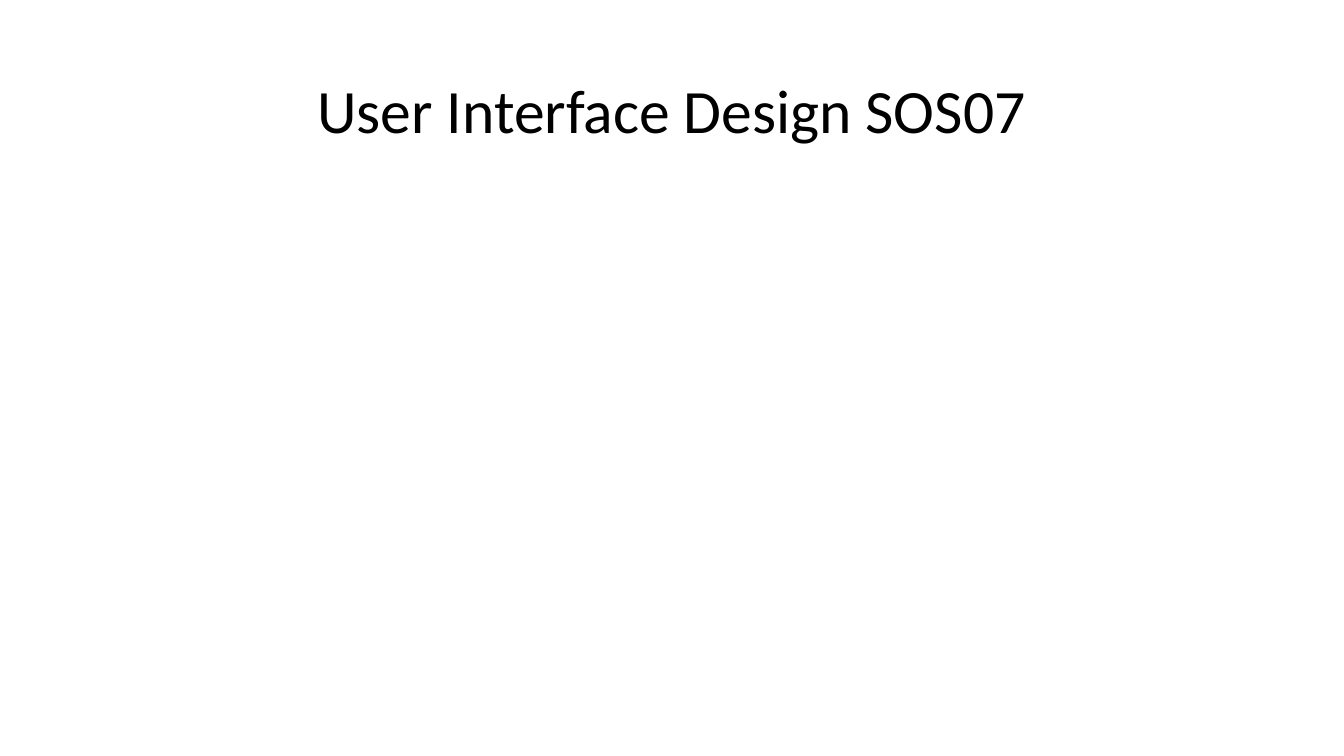
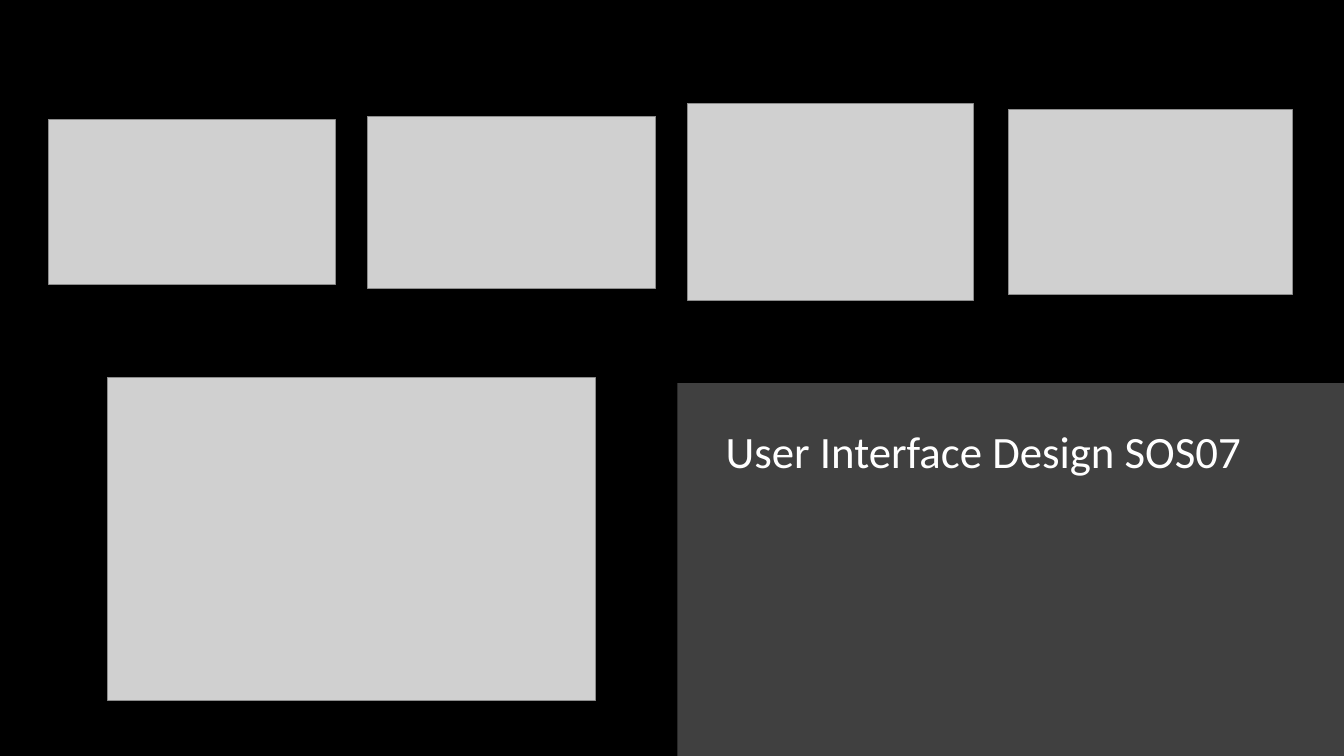
Before and after one commit to arocho032/CEN4010-Team-5, a slide deck: slide 10 of specifications/deliv1/SOS Deliverable 1 Presentation.pptx. Drawn at 1344x756 pixels with LibreOffice and Linux fonts; fonts in the diff are those of the drawing; grey boxes stand for pictures. Boxes give left, top, right and bottom in pixels: in the first picture for what was removed or moved away, otherwise in the second. Text is boxed around its words. In the diff, an @@ line names an element or a change of style, - is before the commit and + after.

```diff
--- a/specifications/deliv1/SOS Deliverable 1 Presentation.pptx
+++ b/specifications/deliv1/SOS Deliverable 1 Presentation.pptx
@@ rectangle added at [0,0,1344,756], fill #000000 @@
@@ picture added at [368,116,656,288] @@
@@ picture added at [688,104,973,300] @@
@@ picture added at [1009,109,1293,294] @@
@@ picture added at [49,120,336,285] @@
@@ picture added at [108,378,596,701] @@
@@ rectangle added at [678,383,1344,756], fill #404040 @@
@@ title "User Interface Design SOS07": place and size @@
-title "User Interface Design SOS07" at [317,90,1026,144]
+title "User Interface Design SOS07" at [726,437,1241,476]
@@ title "User Interface Design SOS07" at [726,437,1241,476]: size 44 to 32 pt, text colour #000000 to #FFFFFF; alignment centre to left @@
```
Also in this commit, not shown: 1 other slide changed, 3 other files.
